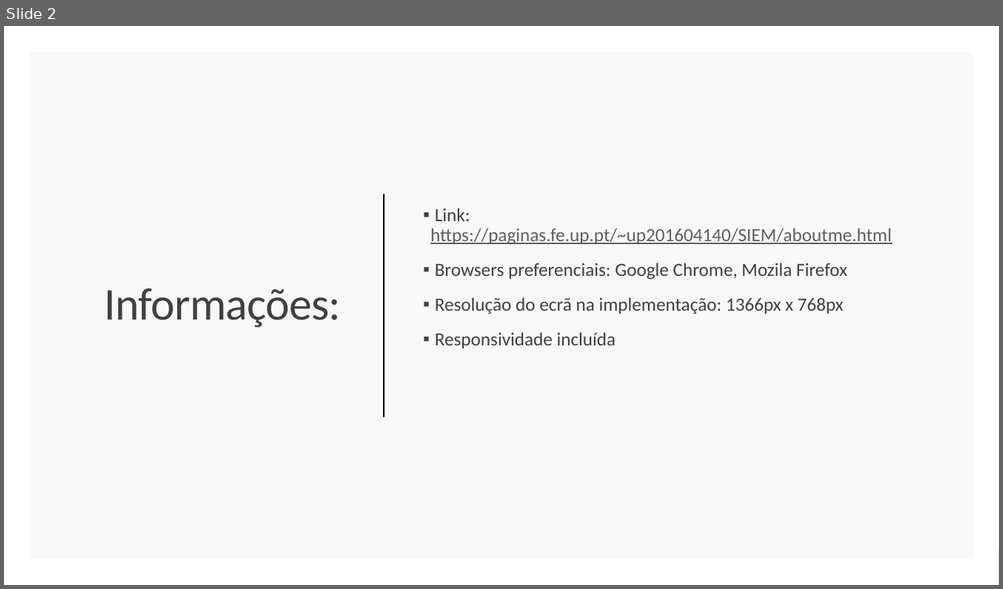
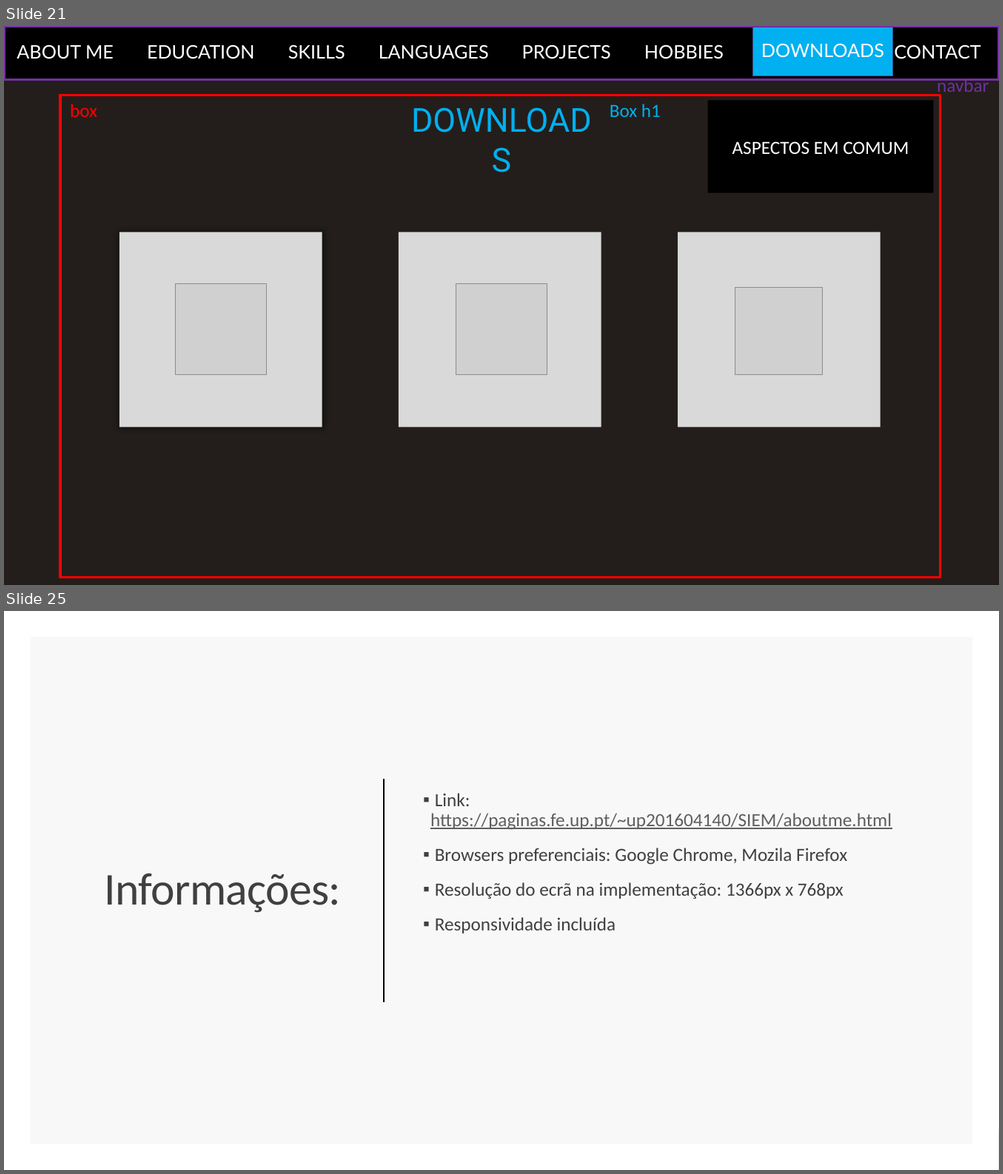
Before and after one commit to GoncaloMartins10/MyFirstHTML, a slide deck: dl/mockup.pptx. Shown one above the other, each under a label of ours: slide 2 before the commit, slides 21 and 25 after it; the slides between them are not shown. The pictures are 1003x589 and 1003x1174 pixels, drawn with LibreOffice and Linux fonts; fonts in the diff are those of the drawing; grey boxes stand for pictures. Boxes give left, top, right and bottom in pixels: in the first picture for what was removed or moved away, otherwise in the second. Text is boxed around its words. In the diff, an @@ line names an element or a change of style, - is before the commit and + after.

```diff
--- a/dl/mockup.pptx
+++ b/dl/mockup.pptx
@@ slide 21 added at <box>4,26,999,585</box>, background #231E1B @@
@@ rectangle added at <box>4,26,999,79</box>, fill #000000, 18 pt, text #FFFFFF @@
+ABOUT ME EDUCATION SKILLS LANGUAGES PROJECTS HOBBIES DOWNLOADS CONTACT
@@ rectangle added at <box>4,27,999,80</box>, outline #7030A0 2.25 pt @@
@@ rectangle added at <box>740,26,880,78</box>, fill #00B0F0, outline #325491 1 pt, 18 pt, text #FFFFFF @@
+DOWNLOADS
@@ rectangle added at <box>753,26,893,76</box>, fill #00B0F0, outline #325491 1 pt, 18 pt, text #FFFFFF @@
+DOWNLOADS
@@ text added at <box>936,79,988,97</box>, 18 pt, text #7030A0 @@
+navbar
@@ rectangle added at <box>60,96,939,578</box>, outline #FF0000 2.25 pt @@
@@ text added at <box>70,104,97,117</box>, 18 pt, text #FF0000 @@
+box
@@ text added at <box>400,96,603,143</box>, 32 pt, text #00B0F0 @@
+DOWNLOADS
@@ text added at <box>609,104,660,117</box>, 18 pt, text #00B0F0 @@
+Box h1
@@ rectangle added at <box>708,101,933,193</box>, fill #000000, 18 pt, text #FFFFFF @@
+ASPECTOS EM COMUM
@@ rectangle added at <box>119,232,322,428</box>, fill #D9D9D9 @@
@@ rectangle added at <box>398,232,601,428</box>, fill #D9D9D9 @@
@@ rectangle added at <box>677,232,880,428</box>, fill #D9D9D9 @@
@@ picture added at <box>176,284,267,375</box> @@
@@ picture added at <box>456,284,547,375</box> @@
@@ picture added at <box>735,288,822,375</box> @@
@@ what was slide 2 is now slide 25 @@
```
Also in this commit, not shown: 22 other slides added, 2 other files.
